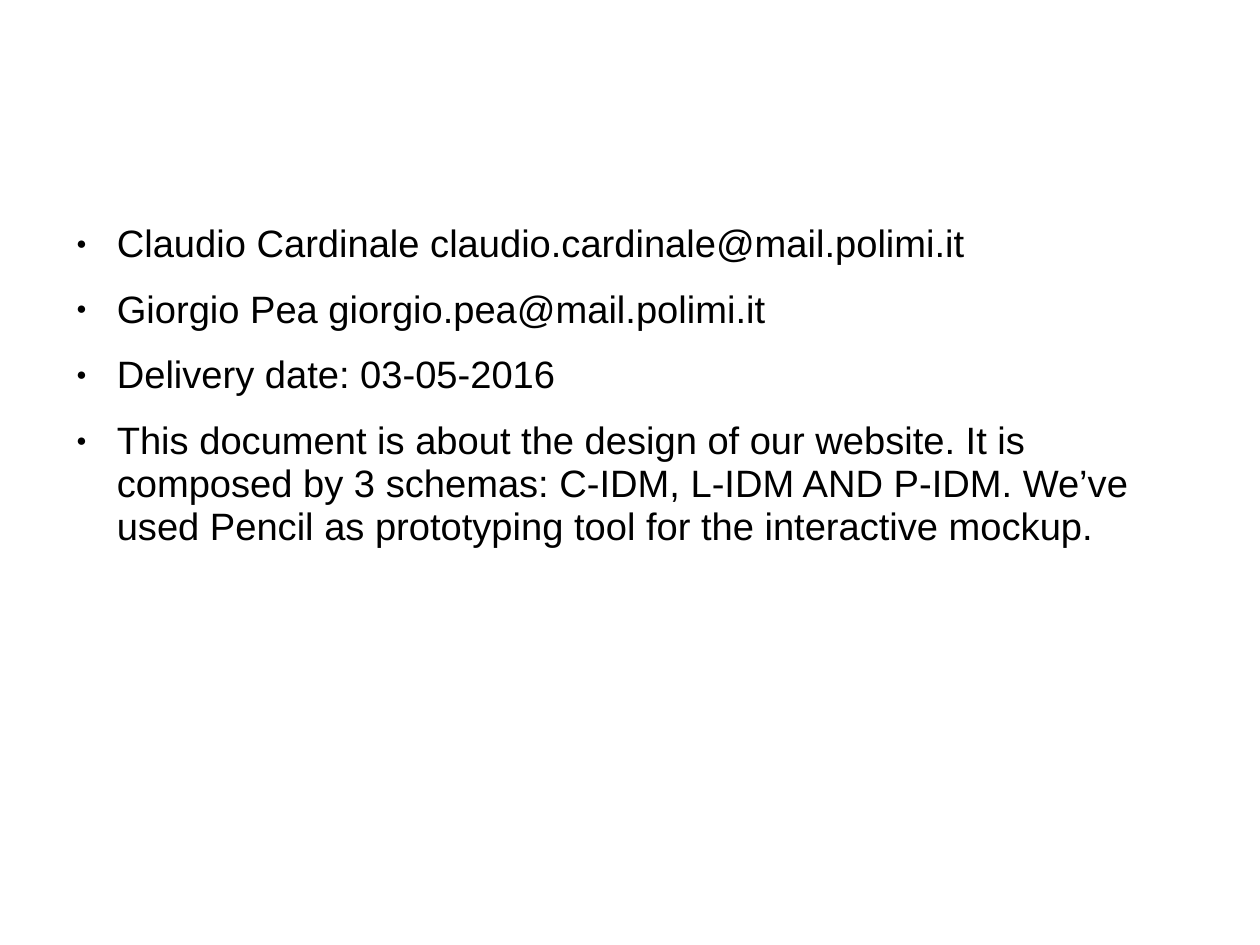
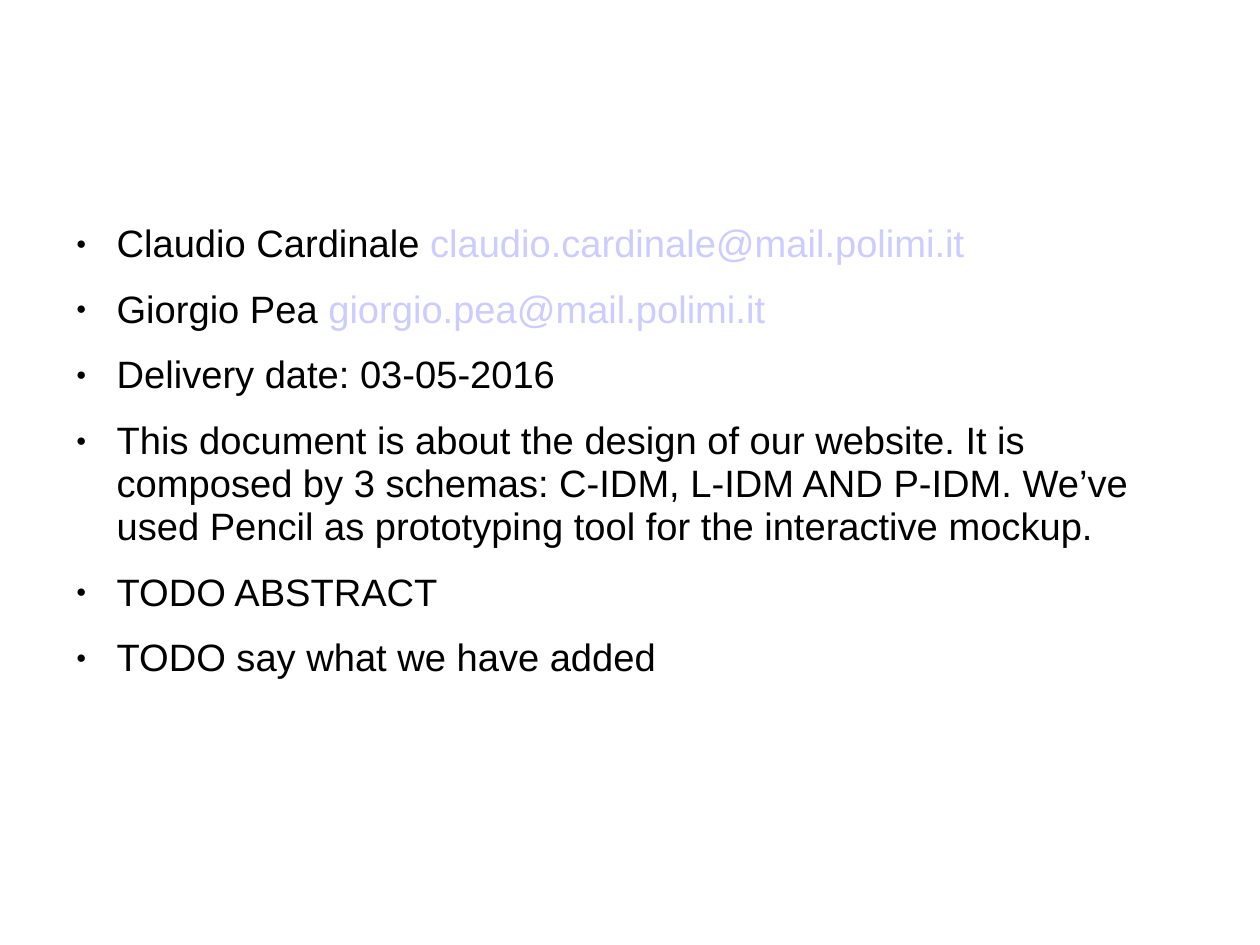
Before and after one commit to hypermedia2016/design, a slide deck: slide 1 of Cardinale, Pea-P1-03-05-2016.ppt. Drawn at 1260x945 pixels with LibreOffice and Linux fonts; fonts in the diff are those of the drawing. Boxes give left, top, right and bottom in pixels: in the first picture for what was removed or moved away, otherwise in the second. Text is boxed around its words. In the diff, an @@ line names an element or a change of style, - is before the commit and + after.

```diff
--- a/Cardinale, Pea-P1-03-05-2016.ppt
+++ b/Cardinale, Pea-P1-03-05-2016.ppt
@@ text at [117,229,1128,548]: text colour #000000 to #CCCCFF in "claudio.cardinale@mail.polimi.it", "giorgio.pea@mail.polimi.it" @@
@@ text at [117,579,656,679]: paragraphs added @@
+● TODO ABSTRACT
+● TODO say what we have added
```
Also in this commit, not shown: 1 slide added, 1 slide removed.
